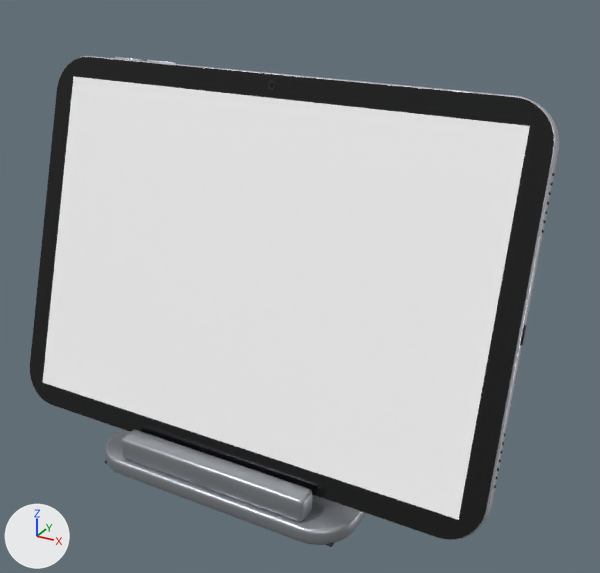
The glTF model public/models/ipad.glb as it was, and as the next commit left it.
One viewpoint serves both versions: a 50 mm camera at (0.208, -0.332, 0.273) aimed at (0.019, 0.011, 0.101). Lighting does not change. The marker at lower left points along +X, +Y and +Z. The older version comes first. Where no turn or scale is listed for an object, it has been applied to the vertices. Vertices at exactly the same position are counted once.

The first picture shows 'IpadBody', 'IpadFrontCamRing', 'IpadGlass', 'IpadPort', 'IpadScreen', 'IpadStandBase', 'IpadStandLedge', 'IpadVolume0', 'IpadVolume1'.
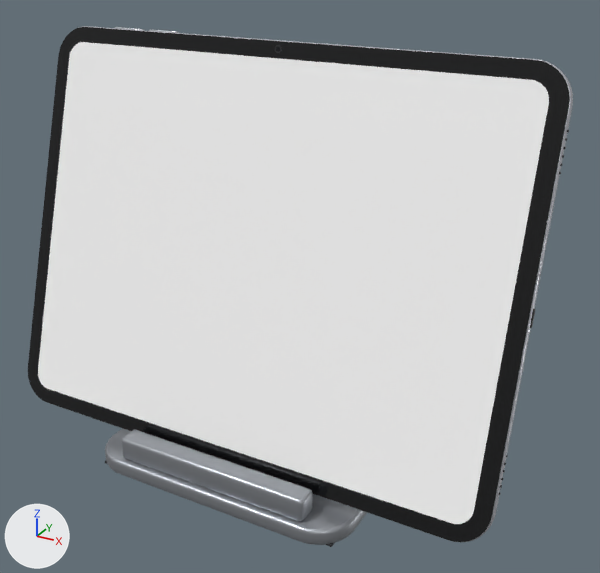
Not visible in the pictures: 'IpadGrille-1-16', 'IpadGrille-116'.

The change, as a diff of the scene's bpy script:
```diff
--- a/public/models/ipad.glb.py
+++ b/public/models/ipad.glb.py
@@ me_plane @@
 # used by ob_ipadscreen; parent = ob_ipadtilt; location = (0.0, -0.00442, 0.1); rotation_euler = (1.571, 0.0, 0.0), in degrees (90, 0, 0)
-me_plane.from_pydata(...)  # 4 vertices, 2 faces; spans x -0.126..0.126, y -0.087..0.087, z 0.0
+me_plane.from_pydata(...)  # 88 vertices, 172 faces; spans x -0.131..0.131, y 0.0, z -0.098..0.098
+# me_plane part 1: 4 vertices removed from x -0.126..0.126, y -0.087..0.087, z 0.0; 88 vertices added at x -0.131..0.131, y 0.0, z -0.098..0.098
 me_plane.materials.append(mat_ipadscreen)
@@ me_ipadbody @@
-me_ipadbody.from_pydata(...)  # 352 vertices, 700 faces; spans x -0.138..0.138, y -0.033..0.033, z -0.096..0.096
+me_ipadbody.from_pydata(...)  # 352 vertices, 700 faces; spans x -0.14..0.14, y -0.034..0.034, z -0.103..0.103
+# me_ipadbody part 2: 352 of 352 vertices moved; they spanned x -0.138..0.138, y -0.033..0.033, z -0.096..0.096 and now span x -0.14..0.14, y -0.034..0.034, z -0.103..0.103; mean shift (0.0, 0.0, 0.0)
 me_ipadbody.materials.append(mat_ipadalu)
@@ me_ipadglass @@
-me_ipadglass.from_pydata(...)  # 88 vertices, 172 faces; spans x -0.137..0.137, y -0.029..0.029, z -0.094..0.094
+me_ipadglass.from_pydata(...)  # 88 vertices, 172 faces; spans x -0.139..0.139, y -0.032..0.032, z -0.102..0.102
+# me_ipadglass part 3: 88 of 88 vertices moved; they spanned x -0.137..0.137, y -0.029..0.029, z -0.094..0.094 and now span x -0.139..0.139, y -0.032..0.032, z -0.102..0.102; mean shift (0.0, 0.0, 0.0)
 me_ipadglass.materials.append(mat_ipadglass)
@@ ob_ipadscreen @@
 ob_ipadscreen.parent = ob_ipadtilt
-ob_ipadscreen.location = (0.0, -0.00442, 0.1)
-ob_ipadscreen.rotation_euler = (1.571, 0.0, 0.0)  # degrees (90, 0, 0)
+ob_ipadscreen.location = (0.0, -0.00304, 0.108)
@@ ob_ipadbody @@
 ob_ipadbody = bpy.data.objects.new('IpadBody', me_ipadbody)
-ob_ipadbody.location = (0.0, -0.0054, 0.1098)
+ob_ipadbody.location = (0.0, -0.003, 0.1173)
@@ ob_ipadfrontcamring @@
 ob_ipadfrontcamring = bpy.data.objects.new('IpadFrontCamRing', me_cylinder)
-ob_ipadfrontcamring.location = (0.0, 0.0179, 0.2003)
+ob_ipadfrontcamring.location = (0.0, 0.0244, 0.2164)
@@ ob_ipadglass @@
 ob_ipadglass = bpy.data.objects.new('IpadGlass', me_ipadglass)
-ob_ipadglass.location = (0.0, -0.0093, 0.111)
+ob_ipadglass.location = (0.0, -0.0057, 0.1181)
@@ ob_ipadgrille_1_10 @@
 ob_ipadgrille_1_10 = bpy.data.objects.new('IpadGrille-1-10', me_cylinder_016)
-ob_ipadgrille_1_10.location = (0.1376, -0.0187, 0.0668)
+ob_ipadgrille_1_10.location = (0.1401, -0.0214, 0.0581)
@@ ob_ipadgrille_1_11 @@
 ob_ipadgrille_1_11 = bpy.data.objects.new('IpadGrille-1-11', me_cylinder_017)
-ob_ipadgrille_1_11.location = (0.1376, -0.0198, 0.063)
+ob_ipadgrille_1_11.location = (0.1401, -0.0224, 0.0547)
@@ ob_ipadgrille_1_12 @@
 ob_ipadgrille_1_12 = bpy.data.objects.new('IpadGrille-1-12', me_cylinder_018)
-ob_ipadgrille_1_12.location = (0.1376, -0.021, 0.0592)
+ob_ipadgrille_1_12.location = (0.1401, -0.0234, 0.0514)
@@ ob_ipadgrille_1_13 @@
 ob_ipadgrille_1_13 = bpy.data.objects.new('IpadGrille-1-13', me_cylinder_019)
-ob_ipadgrille_1_13.location = (0.1376, -0.0222, 0.0553)
+ob_ipadgrille_1_13.location = (0.1401, -0.0245, 0.048)
@@ ob_ipadgrille_1_14 @@
 ob_ipadgrille_1_14 = bpy.data.objects.new('IpadGrille-1-14', me_cylinder_020)
-ob_ipadgrille_1_14.location = (0.1376, -0.0234, 0.0515)
+ob_ipadgrille_1_14.location = (0.1401, -0.0255, 0.0447)
@@ ob_ipadgrille_1_15 @@
 ob_ipadgrille_1_15 = bpy.data.objects.new('IpadGrille-1-15', me_cylinder_021)
-ob_ipadgrille_1_15.location = (0.1376, -0.0246, 0.0477)
+ob_ipadgrille_1_15.location = (0.1401, -0.0265, 0.0414)
@@ ob_ipadgrille_1_16 @@
-ob_ipadgrille_1_16 = bpy.data.objects.new('IpadGrille-1-16', me_cylinder_022)
@@ ob_ipadgrille_110 @@
 ob_ipadgrille_110 = bpy.data.objects.new('IpadGrille-110', me_cylinder_023)
-ob_ipadgrille_110.location = (0.1376, 0.0079, 0.1528)
+ob_ipadgrille_110.location = (0.1401, 0.0153, 0.1765)
@@ ob_ipadgrille_111 @@
 ob_ipadgrille_111 = bpy.data.objects.new('IpadGrille-111', me_cylinder_024)
-ob_ipadgrille_111.location = (0.1376, 0.0091, 0.1566)
+ob_ipadgrille_111.location = (0.1401, 0.0163, 0.1799)
@@ ob_ipadgrille_112 @@
 ob_ipadgrille_112 = bpy.data.objects.new('IpadGrille-112', me_cylinder_025)
-ob_ipadgrille_112.location = (0.1376, 0.0103, 0.1604)
+ob_ipadgrille_112.location = (0.1401, 0.0173, 0.1832)
@@ ob_ipadgrille_113 @@
 ob_ipadgrille_113 = bpy.data.objects.new('IpadGrille-113', me_cylinder_026)
-ob_ipadgrille_113.location = (0.1376, 0.0115, 0.1643)
+ob_ipadgrille_113.location = (0.1401, 0.0184, 0.1866)
@@ ob_ipadgrille_114 @@
 ob_ipadgrille_114 = bpy.data.objects.new('IpadGrille-114', me_cylinder_027)
-ob_ipadgrille_114.location = (0.1376, 0.0127, 0.1681)
+ob_ipadgrille_114.location = (0.1401, 0.0194, 0.1899)
@@ ob_ipadgrille_115 @@
 ob_ipadgrille_115 = bpy.data.objects.new('IpadGrille-115', me_cylinder_028)
-ob_ipadgrille_115.location = (0.1376, 0.0138, 0.1719)
+ob_ipadgrille_115.location = (0.1401, 0.0205, 0.1933)
@@ ob_ipadgrille_116 @@
-ob_ipadgrille_116 = bpy.data.objects.new('IpadGrille-116', me_cylinder_029)
@@ ob_ipadport @@
 ob_ipadport = bpy.data.objects.new('IpadPort', me_cube_003)
-ob_ipadport.location = (0.1377, -0.0054, 0.1098)
+ob_ipadport.location = (0.1402, -0.003, 0.1173)
@@ ob_ipadvolume0 @@
 ob_ipadvolume0 = bpy.data.objects.new('IpadVolume0', me_cube_001)
-ob_ipadvolume0.location = (-0.0925, 0.0241, 0.205)
+ob_ipadvolume0.location = (-0.094, 0.0287, 0.2199)
@@ ob_ipadvolume1 @@
 ob_ipadvolume1 = bpy.data.objects.new('IpadVolume1', me_cube_002)
-ob_ipadvolume1.location = (-0.0705, 0.0241, 0.205)
+ob_ipadvolume1.location = (-0.071, 0.0287, 0.2199)
```

Boxes [x1, y1, x2, y2] around the edits, measured in the pictures (600 x 573 px):
'IpadScreen', reshaped, moved, turned: before [43, 76, 530, 520]; after [38, 42, 549, 524]
'IpadGlass', reshaped, moved (7% taller): before [30, 57, 554, 539]; after [28, 27, 570, 542]
'IpadBody', reshaped, moved (7% taller): before [53, 56, 559, 540]; after [61, 26, 573, 542]
'IpadPort', moved: before [520, 325, 527, 345]; after [530, 308, 535, 328]
'IpadVolume1', moved: before [147, 60, 176, 64]; after [149, 30, 179, 33]
'IpadVolume0', moved: before [115, 57, 142, 61]; after [115, 27, 143, 30]
'IpadFrontCamRing', moved: before [268, 81, 276, 90]; after [275, 45, 282, 53]
